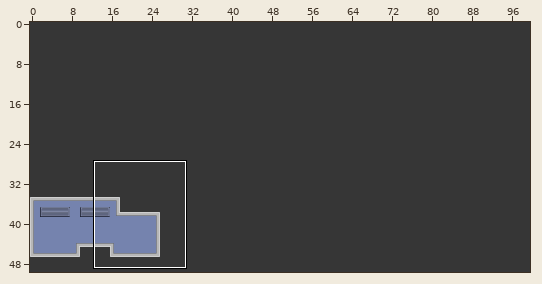
An edit to a level. Tiled map, core/assets/level0.tmx. Above: a wide view before the commit, with the close-up outlined.
Close-up. Old version:
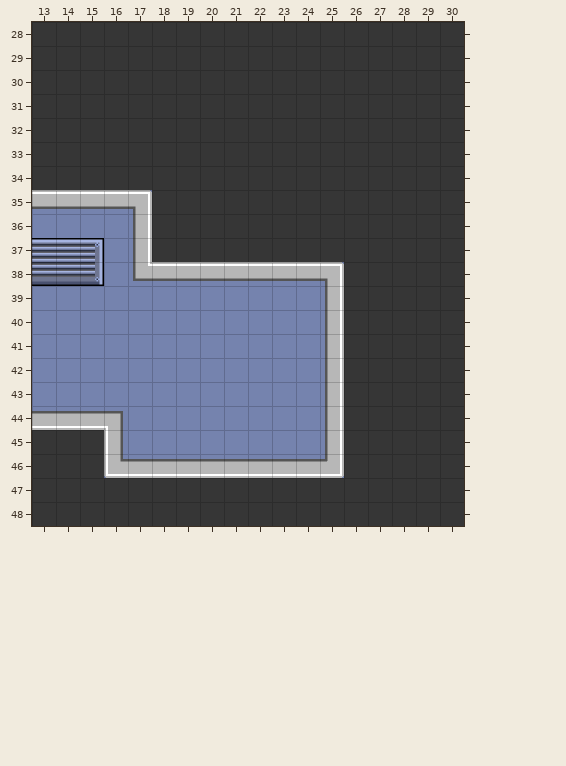
Cells are 32x32 px. Shown: x 13..30, y 28..48. The commit also changed other parts of the map, which this record leaves out.
Now the later version:
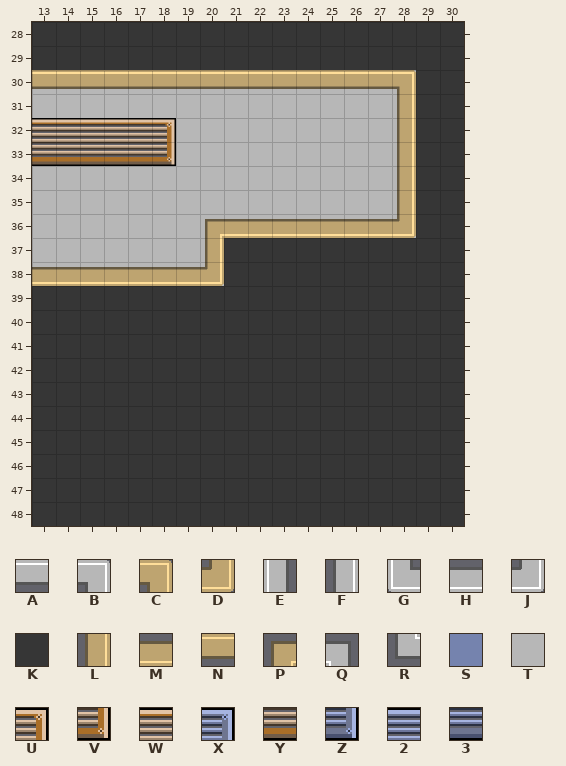
Key: from "test": A 8, B 11, C 26, D 46, E 60, F 91, G 140, H 143, J 151, K 160, L 176, M 177, N 196, P 216, Q 247, R 266, S 326, T 347, U 411, V 431, W 446, X 451, Y 467, Z 471, 2 490, 3 511.
_ is an empty cell, . an unchanged one.
Edits made:
--- layer "BGTiles"
@@ x 13..28 @@
-30 KKKKKKKKKKKKKKKK
-31 KKKKKKKKKKKKKKKK
-32 KKKKKKKKKKKKKKKK
-33 KKKKKKKKKKKKKKKK
-34 KKKKKKKKKKKKKKKK
-35 SSSSSKKKKKKKKKKK
-36 SSSSSKKKKKKKKKKK
-37 22XSSKKK........
-38 33ZSSSSSSSSSS...
-39 SSSSSSSSSSSSS...
-40 SSSSSSSSSSSSS...
-41 SSSSSSSSSSSSS...
-42 SSSSSSSSSSSSS...
-43 SSSSSSSSSSSSS...
-44 SSSSSSSSSSSSS...
-45 ...SSSSSSSSSS...
-46 ...SSSSSSSSSS...
+30 TTTTTTTTTTTTTTTT
+31 TTTTTTTTTTTTTTTT
+32 WWWWWUTTTTTTTTTT
+33 YYYYYVTTTTTTTTTT
+34 TTTTTTTTTTTTTTTT
+35 TTTTTTTTTTTTTTTT
+36 TTTTTTTTTTTTTTTT
+37 TTTTTTTT........
+38 TTTTTTTTKKKKK...
+39 KKKKKKKKKKKKK...
+40 KKKKKKKKKKKKK...
+41 KKKKKKKKKKKKK...
+42 KKKKKKKKKKKKK...
+43 KKKKKKKKKKKKK...
+44 KKKKKKKKKKKKK...
+45 ...KKKKKKKKKK...
+46 ...KKKKKKKKKK...
--- layer "MapTiles"
@@ x 13..28 @@
-30 ________________
-31 ..............._
-32 ..............._
-33 ..............._
-34 ..............._
-35 AAAAB.........._
-36 ....F.._________
-37 ....F.._........
-38 ____RAAAAAAAB...
-39 ............F...
-40 ............F...
-41 ............F...
-42 ............F...
-43 ............F...
-44 HHHQ........F...
-45 ...E........F...
-46 ...GHHHHHHHHJ...
+30 NNNNNNNNNNNNNNNC
+31 ...............L
+32 ...............L
+33 ...............L
+34 ...............L
+35 _____..........L
+36 ...._..PMMMMMMMD
+37 ...._..L........
+38 MMMMMMMD_____...
+39 ............_...
+40 ............_...
+41 ............_...
+42 ............_...
+43 ............_...
+44 ____........_...
+45 ..._........_...
+46 ...__________...
Boxes around the changes in both close-ups, in picture pixels (x1, y1, x2, y2):
changed: (32, 70, 416, 478)
